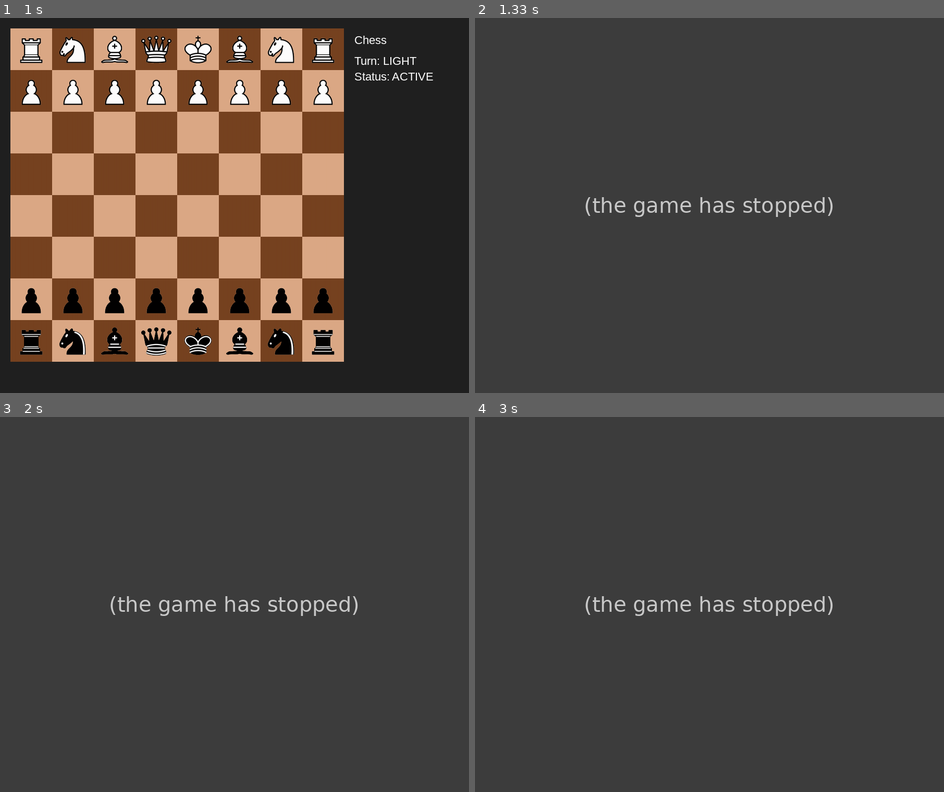
Above: before the commit, frames 1-4 (two rows, left to right).
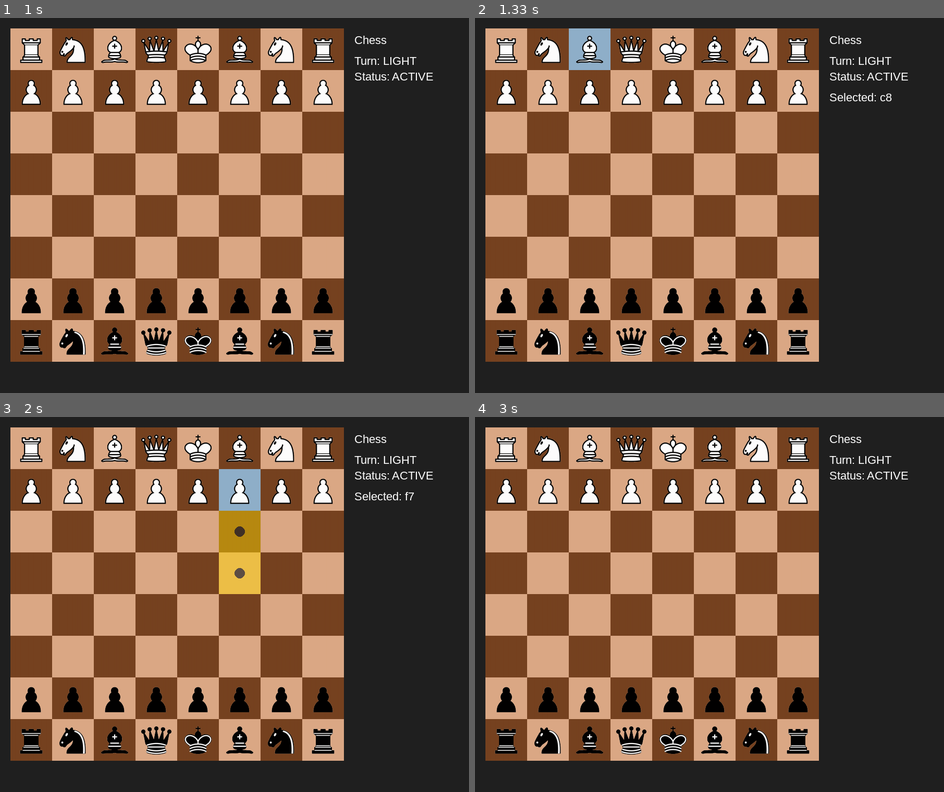
Above: after the commit, the same moments.

Repository: pwillen/py-game-chess-dot-exe
Game: pygame game, started from src/main.py
Same seed, same stepped clock (60 frames per second), same inputs: the game is played once before the commit and once after it.
Inputs (mouse positions are in pixels of both pictures, inside the frame that each line leads up to):
- Up to frame 1 (1 s): click (384, 194) at 0.38 s
- Up to frame 2 (1.33 s): click (587, 66) at 1.22 s
- Up to frame 3 (2 s): click (243, 477) at 1.58 s
- Up to frame 4 (3 s): click (709, 649) at 2.05 s; click (634, 480) at 2.38 s; click (873, 702) at 2.72 s

Frame 1 is identical in both runs. In frame 2, 100% of the frame differs, in the area x 0-100%, y 0-100%; in frame 3, 100%; in frame 4, 100%.
Error before the commit: AttributeError: type object 'MoveGenerator' has no attribute 'generate_piece_moves' (game_wi...; the game stopped at 1.17 s (later frames are placeholders)

Commit message:
use defined function name

Diff:
--- a/src/ui/game_window.py
+++ b/src/ui/game_window.py
@@ -54,7 +54,7 @@
         # Check if the hovered square contains a piece of the current player's color
         if piece and piece.color == self.game.side_to_move:
             self.hovered_position = position
-            self.hover_moves = MoveGenerator.generate_piece_moves(self.game.board, position, piece)
+            self.hover_moves = MoveGenerator.generate_legal_piece_moves(self.game.board, position, piece)
             return
 
         # No change otherwise, reset hovered position and moves if the mouse is not over a valid piece
@@ -86,7 +86,7 @@
         if self.selected_position is None:
             if piece and piece.color == self.game.side_to_move:
                 self.selected_position = position
-                self.legal_moves = MoveGenerator.generate_piece_moves(self.game.board, position, piece)
+                self.legal_moves = MoveGenerator.generate_legal_piece_moves(self.game.board, position, piece)
                 self.hovered_position = None
                 self.hover_moves = []
             return
@@ -104,7 +104,7 @@
             self.game.move(self.selected_position, position)
         elif piece and piece.color == self.game.side_to_move:
             self.selected_position = position
-            self.legal_moves = MoveGenerator.generate_piece_moves(self.game.board, position, piece)
+            self.legal_moves = MoveGenerator.generate_legal_piece_moves(self.game.board, position, piece)
             return
 
         self.selected_position = None
